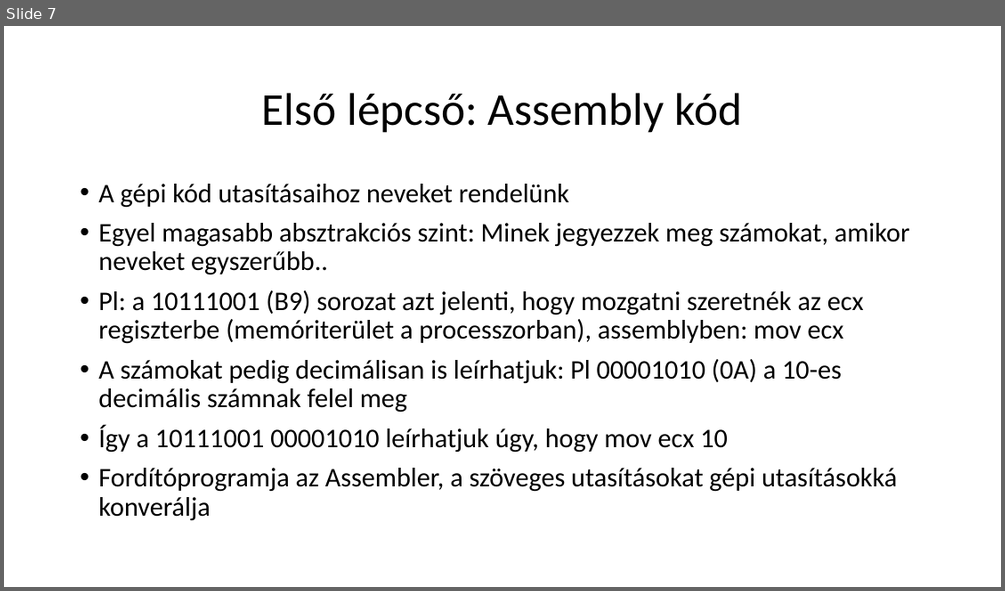
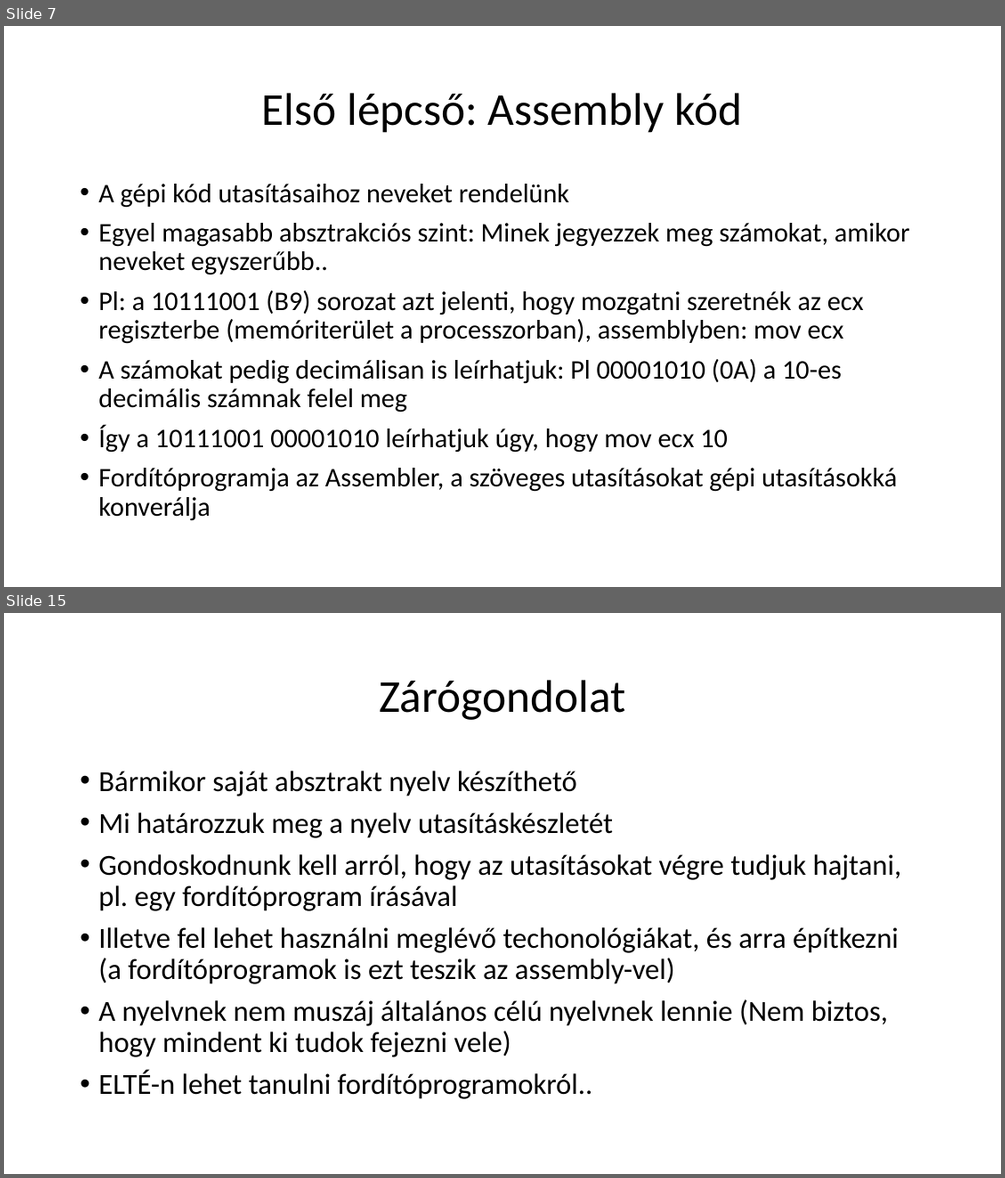
Before and after one commit to nagyandras95/Egyetem, a slide deck: efop/03/Absztakciós szintek a programozásban.pptx. Shown one above the other, each under a label of ours: slide 7 before the commit, slides 7 and 15 after it; the slides between them are not shown. The pictures are 1005x591 and 1005x1178 pixels, drawn with LibreOffice and Linux fonts; fonts in the diff are those of the drawing. Boxes give left, top, right and bottom in pixels: in the first picture for what was removed or moved away, otherwise in the second. Text is boxed around its words. In the diff, an @@ line names an element or a change of style, - is before the commit and + after.

Commit message:
Complate absztrak ea

```diff
--- a/efop/03/Absztakciós szintek a programozásban.pptx
+++ b/efop/03/Absztakciós szintek a programozásban.pptx
@@ slide 15 added at box(4, 613, 1001, 1174), background #FFFFFF @@
@@ title added at box(379, 680, 625, 720), 44 pt, text #000000 @@
+Zárógondolat
@@ text added at box(98, 771, 901, 1099), 28 pt, text #000000 @@
+• Bármikor saját absztrakt nyelv készíthető
+• Mi határozzuk meg a nyelv utasításkészletét
+• Gondoskodnunk kell arról, hogy az utasításokat végre tudjuk hajtani, pl. egy fordítóprogram írásával
+• Illetve fel lehet használni meglévő techonológiákat, és arra építkezni (a fordítóprogramok is ezt teszik az assembly-vel)
+• A nyelvnek nem muszáj általános célú nyelvnek lennie (Nem biztos, hogy mindent ki tudok fejezni vele)
+• ELTÉ-n lehet tanulni fordítóprogramokról..
```
Also in this commit, not shown: 4 slides changed, 3 other slides added, 1 slide removed, 4 other files.
